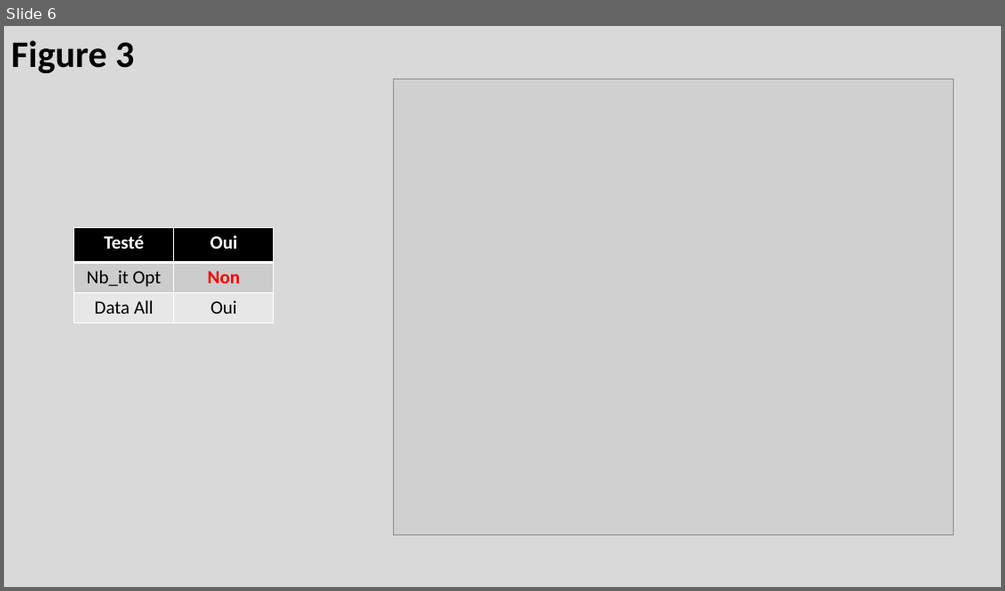
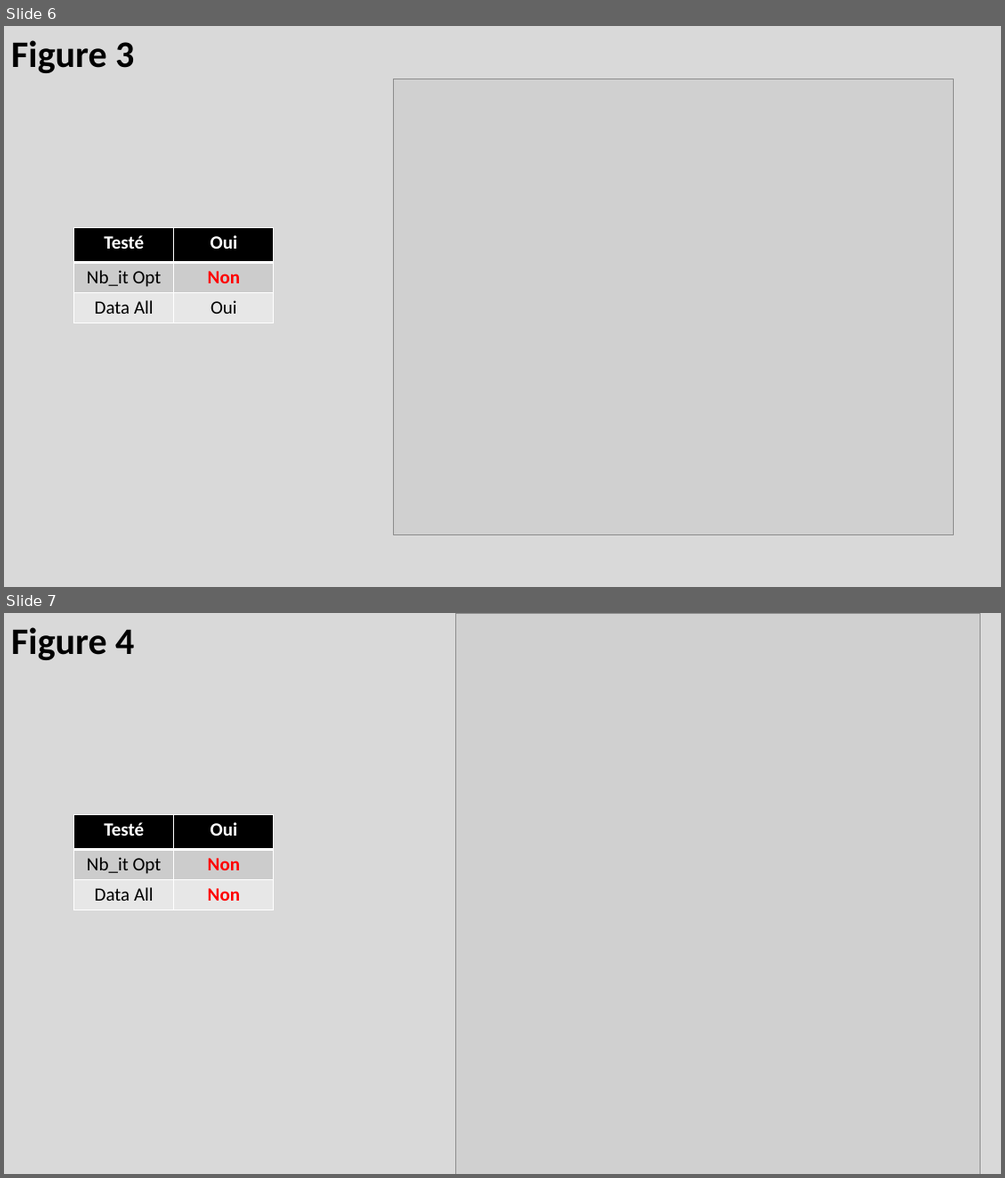
Before and after one commit to HoussamAkhmouch93/Articles, a slide deck: Suivi de thèse/Suivi de thèse.pptx. Shown one above the other, each under a label of ours: slide 6 before the commit, slides 6 and 7 after it. The pictures are 1005x591 and 1005x1178 pixels, drawn with LibreOffice and Linux fonts; fonts in the diff are those of the drawing; grey boxes stand for pictures. Boxes give left, top, right and bottom in pixels: in the first picture for what was removed or moved away, otherwise in the second. Text is boxed around its words. In the diff, an @@ line names an element or a change of style, - is before the commit and + after.

Commit message:
Modification du suivi de la thèse

```diff
--- a/Suivi de thèse/Suivi de thèse.pptx
+++ b/Suivi de thèse/Suivi de thèse.pptx
@@ slide 7 added at box(4, 613, 1001, 1174), background pattern #D9D9D9 on #D9D9D9 @@
@@ text added at box(11, 627, 134, 660), 36 pt, text #000000, bold @@
+Figure 4
@@ picture added at box(455, 613, 980, 1174) @@
@@ table added at box(74, 814, 275, 910), 3 rows, 2 columns @@
+Testé | Oui
+Nb_it Opt | Non
+Data All | Non
```
